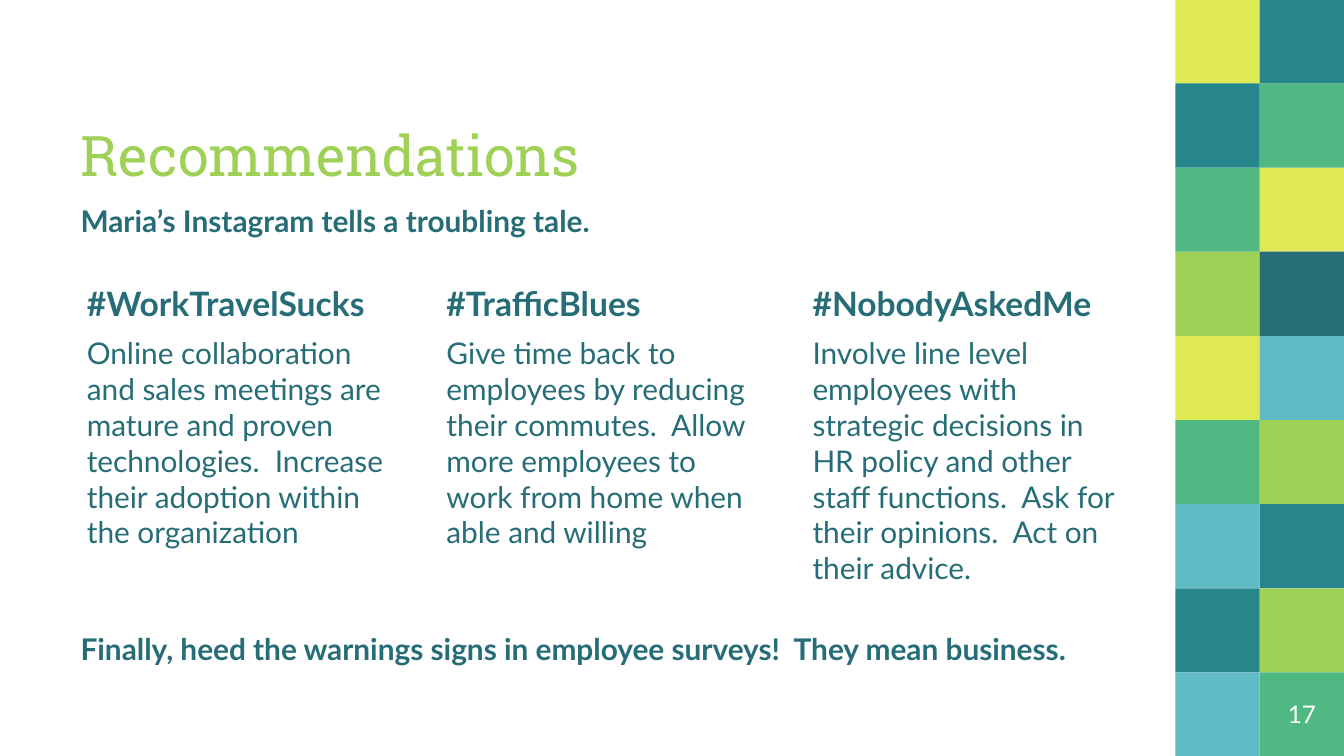
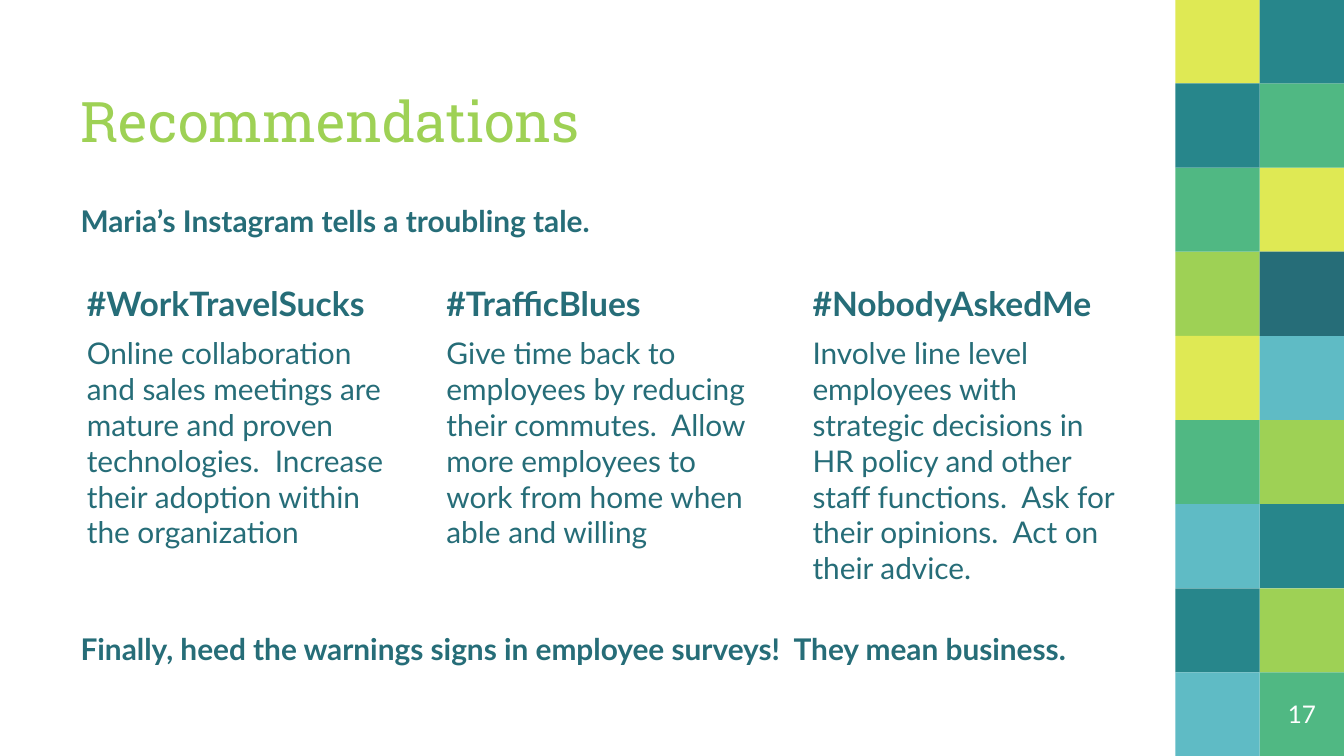
Before and after one commit to ccgraves/DDS-CaseStudy-2, a slide deck: slide 17 of Case_Study_Two.pptx. Drawn at 1344x756 pixels with LibreOffice and Linux fonts; fonts in the diff are those of the drawing. Boxes give left, top, right and bottom in pixels: in the first picture for what was removed or moved away, otherwise in the second. Text is boxed around its words. In the diff, an @@ line names an element or a change of style, - is before the commit and + after.

```diff
--- a/Case_Study_Two.pptx
+++ b/Case_Study_Two.pptx
@@ title "Recommendations": place and size @@
-title "Recommendations" at bbox=[81, 133, 580, 177]
+title "Recommendations" at bbox=[81, 99, 580, 143]
```
Also in this commit, not shown: 8 other slides changed.
